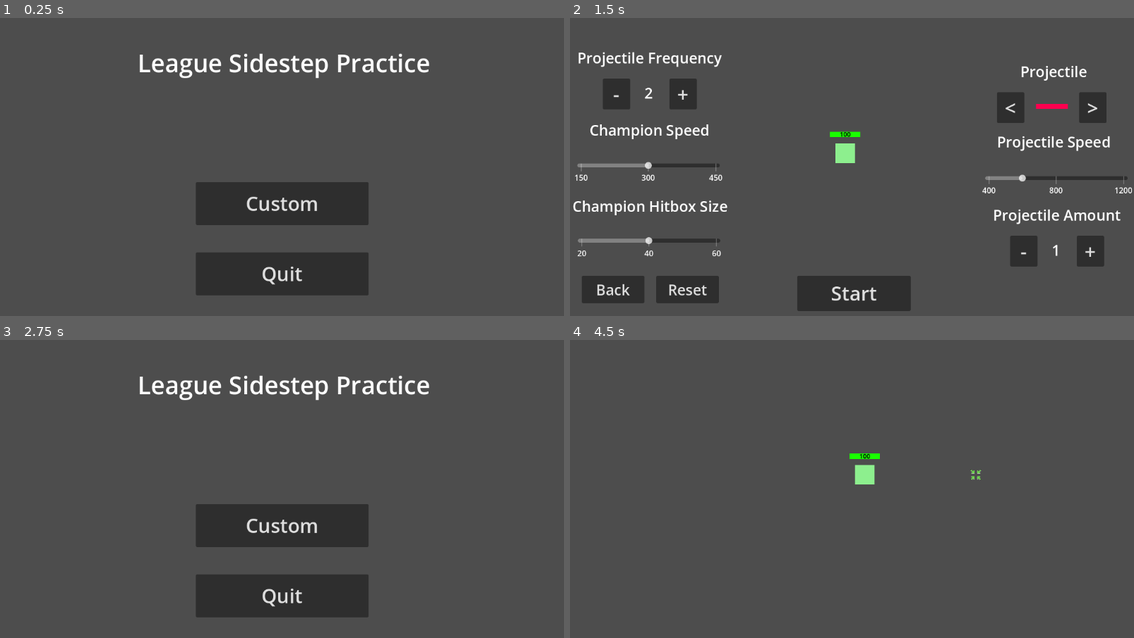
Above: before the commit, frames 1-4 (two rows, left to right).
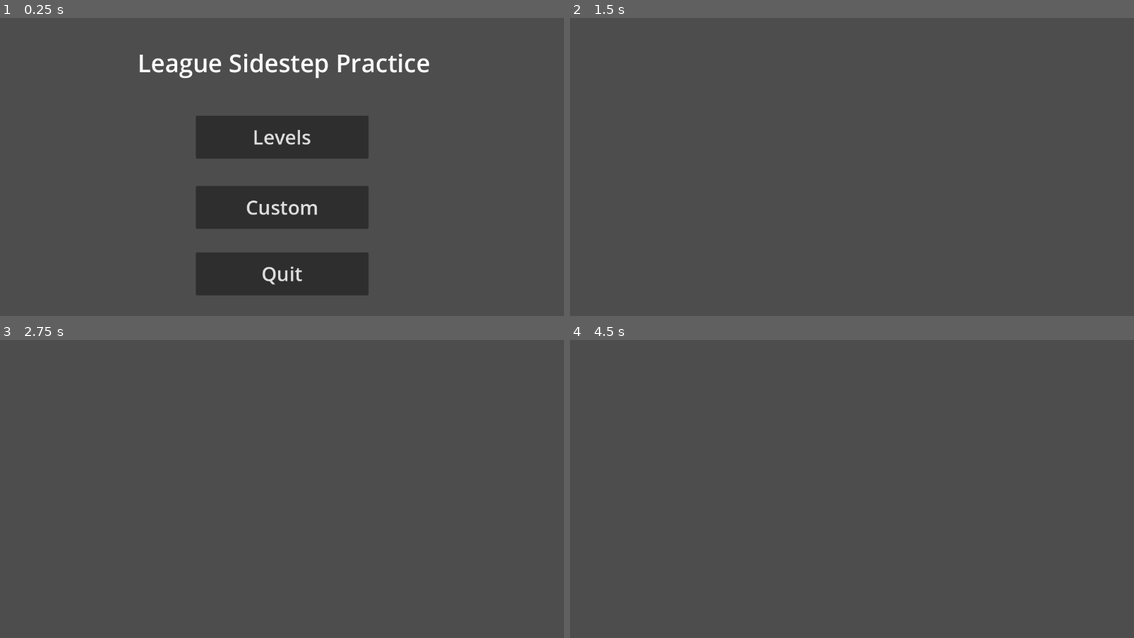
Above: after the commit, the same moments.

Repository: OhijMik/League-of-Dodgers
Game: Godot game, scene res://scenes/main_menu.tscn
Two runs of this game, one before a commit and one after it. Both use one fixed random seed, a clock stepped at 60 frames per second and the inputs below.
Inputs (mouse positions are in pixels of both pictures, inside the frame that each line leads up to):
- Up to frame 1 (0.25 s): no input
- Up to frame 2 (1.5 s): click (852, 137) at 0.5 s, where only the run after the commit has a clickable "Levels"; click (852, 202) at 1.25 s, where only the run before the commit has a clickable "Custom"
- Up to frame 3 (2.75 s): click (45, 611) at 2 s, where only the run before the commit has a clickable "Back"
- Up to frame 4 (4.5 s): click (852, 524) at 2.75 s, where only the run before the commit has a clickable "Custom"; click (852, 614) at 3.5 s, where only the run before the commit has a clickable "Start"; tap Enter at 4.25 s; move the mouse to (976, 474) at 4.27 s; right-click (976, 474) at 4.35 s

The runs differ from the first frame. In frame 1, 5.3% of the frame differs, in the area x 34-66%, y 32-71%; in frame 2, 11%, in the area x 0-100%, y 11-99%; in frame 3, 10%; in frame 4, 0.4%.

Commit message:
Added the levels scene

Diff:
--- a/codes/main_menu.gd
+++ b/codes/main_menu.gd
@@ -9,3 +9,7 @@
 
 func _on_quit_button_pressed():
 	get_tree().quit()
+
+
+func _on_levels_button_pressed():
+	get_tree().change_scene_to_file("res://scenes/levels_scene.tscn")
--- /dev/null
+++ b/scenes/levels_scene.tscn
@@ -0,0 +1,3 @@
+[gd_scene format=3 uid="uid://fdnyv2kew5nf"]
+
+[node name="LevelsScene" type="Node2D"]
--- a/scenes/main_menu.tscn
+++ b/scenes/main_menu.tscn
@@ -5,11 +5,19 @@
 [node name="MainMenu" type="Node2D"]
 script = ExtResource("1_pohqt")
 
+[node name="LevelsButton" type="Button" parent="."]
+offset_left = 400.0
+offset_top = 216.0
+offset_right = 753.0
+offset_bottom = 304.0
+theme_override_font_sizes/font_size = 40
+text = "Levels"
+
 [node name="CustomButton" type="Button" parent="."]
 offset_left = 400.0
-offset_top = 352.0
+offset_top = 360.0
 offset_right = 753.0
-offset_bottom = 440.0
+offset_bottom = 448.0
 theme_override_font_sizes/font_size = 40
 text = "Custom"
 
@@ -31,5 +39,6 @@
 horizontal_alignment = 1
 vertical_alignment = 1
 
+[connection signal="pressed" from="LevelsButton" to="." method="_on_levels_button_pressed"]
 [connection signal="pressed" from="CustomButton" to="." method="_on_custom_button_pressed"]
 [connection signal="pressed" from="QuitButton" to="." method="_on_quit_button_pressed"]
